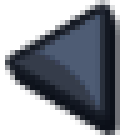
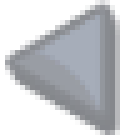
Two versions of the same layered image (w=135, h=135). Layer-by-layer changes:
added layer "LeftArrowButtonDisabled" (50%) above "LeftArrowButton" over [5, 0, 120, 135]
hid "LeftArrowButton" over [5, 0, 120, 135]
